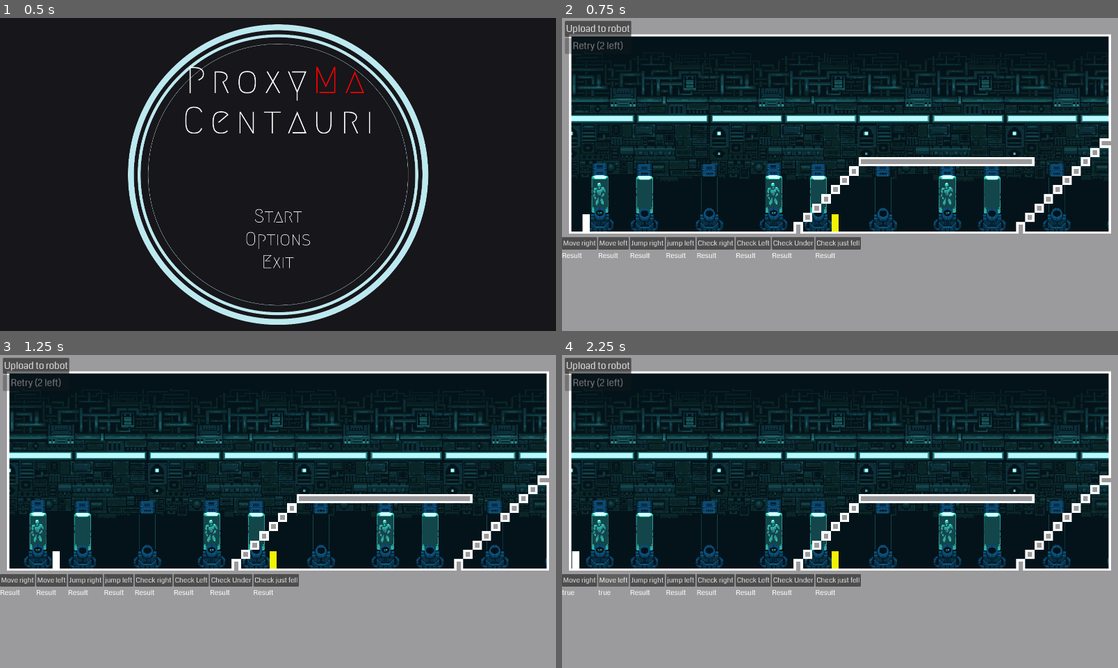
Above: before the commit, frames 1-4 (two rows, left to right).
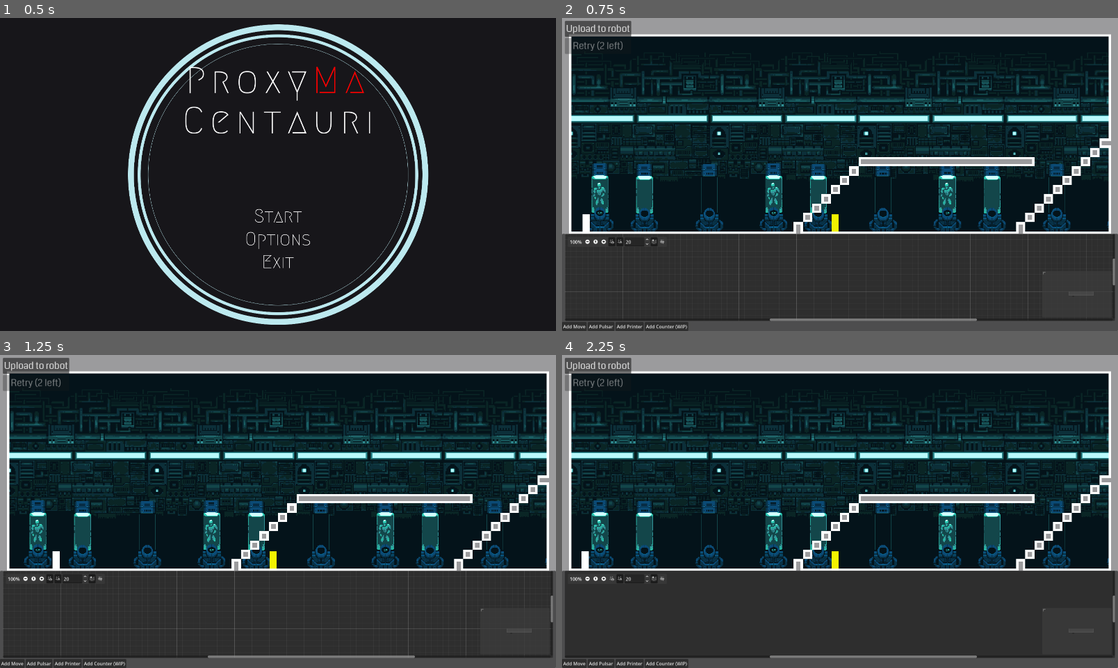
Above: after the commit, the same moments.

Repository: Gromnax/ProxyMaCentauri
Game: Godot game, scene res://Game.tscn
The game is run twice, just before and just after one commit, with the same random seed, the same clock (stepped at 60 frames per second) and the same inputs.
Inputs (mouse positions are in pixels of both pictures, inside the frame that each line leads up to):
- Up to frame 1 (0.5 s): no input
- Up to frame 2 (0.75 s): click (840, 215) at 0.5 s
- Up to frame 3 (1.25 s): no input
- Up to frame 4 (2.25 s): click (578, 580) at 1.25 s, where only the run before the commit has a clickable "Move right"; click (612, 580) at 2 s, where only the run before the commit has a clickable "Move left"

Frame 1 is identical in both runs. In frame 2, 31% of the frame differs, in the area x 0-100%, y 68-100%; in frame 3, 31%; in frame 4, 31%, in the area x 0-100%, y 62-100%.

Commit message:
Corrected connections?

Diff:
--- a/GraphController/control_graph.tscn
+++ b/GraphController/control_graph.tscn
@@ -3,19 +3,16 @@
 [ext_resource type="Script" uid="uid://dj256iqws2s4m" path="res://GraphController/graph_edit.gd" id="1_h076a"]
 [ext_resource type="PackedScene" uid="uid://4o1323va1pb" path="res://GraphController/GraphNodes/PulsarNode.tscn" id="2_rndvx"]
 [ext_resource type="Script" uid="uid://dmg65t0orfe1c" path="res://GraphController/GraphNodes/pulsar_node.gd" id="3_m0dpa"]
-[ext_resource type="PackedScene" uid="uid://bu0lmg4aplk7t" path="res://GraphController/GraphNodes/Printer.tscn" id="3_vnras"]
 
-[node name="ControlGraph" type="VBoxContainer" unique_id=633943305]
-custom_minimum_size = Vector2(100, 0)
-anchors_preset = 15
-anchor_right = 1.0
-anchor_bottom = 1.0
-grow_horizontal = 2
-grow_vertical = 2
+[node name="VBoxContainer" type="VBoxContainer" unique_id=952697314]
+offset_right = 40.0
+offset_bottom = 40.0
 
 [node name="GraphEdit" type="GraphEdit" parent="." unique_id=1604591377]
-custom_minimum_size = Vector2(600, 600)
+custom_minimum_size = Vector2(1900, 300)
 layout_mode = 2
+size_flags_horizontal = 4
+scroll_offset = Vector2(-300, 0)
 right_disconnects = true
 connections = Array[Dictionary]([{
 "from_node": &"SomeGraphNode2",
@@ -27,66 +24,21 @@
 show_zoom_label = true
 script = ExtResource("1_h076a")
 
-[node name="GraphNode" type="GraphNode" parent="GraphEdit" unique_id=1408603018]
-layout_mode = 0
-offset_left = 505.0
-offset_top = 139.0
-offset_right = 714.0
-offset_bottom = 217.0
-mouse_filter = 1
-position_offset = Vector2(505, 139)
-title = "SomeGraphNode"
-slot/0/left_enabled = true
-slot/0/left_type = 0
-slot/0/left_color = Color(1, 1, 1, 1)
-slot/0/left_icon = null
-slot/0/right_enabled = false
-slot/0/right_type = 0
-slot/0/right_color = Color(1, 1, 1, 1)
-slot/0/right_icon = null
-slot/0/draw_stylebox = true
-
-[node name="Label" type="Label" parent="GraphEdit/GraphNode" unique_id=183727686]
-layout_mode = 2
-text = "Some Label Here"
-
-[node name="GraphNode2" type="GraphNode" parent="GraphEdit" unique_id=778102417]
-layout_mode = 0
-offset_left = 229.0
-offset_top = 139.0
-offset_right = 438.0
-offset_bottom = 217.0
-mouse_filter = 1
-position_offset = Vector2(229, 139)
-title = "SomeGraphNode2"
-slot/0/left_enabled = false
-slot/0/left_type = 0
-slot/0/left_color = Color(1, 1, 1, 1)
-slot/0/left_icon = null
-slot/0/right_enabled = true
-slot/0/right_type = 0
-slot/0/right_color = Color(1, 1, 1, 1)
-slot/0/right_icon = null
-slot/0/draw_stylebox = true
-
-[node name="Label" type="Label" parent="GraphEdit/GraphNode2" unique_id=1528303770]
-layout_mode = 2
-text = "Another label"
-
 [node name="PulsarNode" parent="GraphEdit" unique_id=2041580164 instance=ExtResource("2_rndvx")]
 layout_mode = 0
-offset_left = 273.0
+offset_left = 573.0
 offset_top = 325.0
-offset_right = 436.0
+offset_right = 736.0
 offset_bottom = 405.0
 mouse_filter = 1
 position_offset = Vector2(273, 325)
 
-[node name="PulsarNode2" type="GraphNode" parent="GraphEdit" unique_id=466680463 node_paths=PackedStringArray("timer")]
+[node name="CheckConditionNode(WIP)" type="GraphNode" parent="GraphEdit" unique_id=466680463 node_paths=PackedStringArray("timer")]
+visible = false
 layout_mode = 0
-offset_left = 1090.0
+offset_left = 1390.0
 offset_top = 160.0
-offset_right = 1260.0
+offset_right = 1560.0
 offset_bottom = 265.0
 mouse_filter = 1
 position_offset = Vector2(1090, 160)
@@ -113,42 +65,47 @@
 timer = NodePath("Timer")
 metadata/_custom_type_script = "uid://dmg65t0orfe1c"
 
-[node name="Timer" type="Timer" parent="GraphEdit/PulsarNode2" unique_id=441151500]
+[node name="Timer" type="Timer" parent="GraphEdit/CheckConditionNode(WIP)" unique_id=441151500]
 autostart = true
 
-[node name="Container" type="AspectRatioContainer" parent="GraphEdit/PulsarNode2" unique_id=293459404]
+[node name="Container" type="AspectRatioContainer" parent="GraphEdit/CheckConditionNode(WIP)" unique_id=293459404]
 layout_mode = 2
 
-[node name="Label" type="Label" parent="GraphEdit/PulsarNode2/Container" unique_id=1727136123]
+[node name="Label" type="Label" parent="GraphEdit/CheckConditionNode(WIP)/Container" unique_id=1727136123]
 layout_mode = 2
 text = "True"
 
-[node name="Container2" type="AspectRatioContainer" parent="GraphEdit/PulsarNode2" unique_id=1962593887]
+[node name="Container2" type="AspectRatioContainer" parent="GraphEdit/CheckConditionNode(WIP)" unique_id=1962593887]
 layout_mode = 2
 
-[node name="Label" type="Label" parent="GraphEdit/PulsarNode2/Container2" unique_id=897145678]
+[node name="Label" type="Label" parent="GraphEdit/CheckConditionNode(WIP)/Container2" unique_id=897145678]
 layout_mode = 2
 text = "False"
 
-[node name="Printer" parent="GraphEdit" unique_id=1640221557 instance=ExtResource("3_vnras")]
-layout_mode = 0
-offset_left = 580.0
-offset_top = 331.0
-offset_right = 728.0
-offset_bottom = 409.0
-mouse_filter = 1
-position_offset = Vector2(580, 331)
+[node name="VFlowContainer" type="VFlowContainer" parent="." unique_id=2093147851]
+layout_mode = 2
 
-[node name="Printer2" parent="GraphEdit" unique_id=1140518660 instance=ExtResource("3_vnras")]
-layout_mode = 0
-offset_left = 593.0
-offset_top = 456.0
-offset_right = 741.0
-offset_bottom = 534.0
-mouse_filter = 1
-position_offset = Vector2(593, 456)
+[node name="MoveButton" type="Button" parent="VFlowContainer" unique_id=900490871]
+layout_mode = 2
+text = "Add Move"
+
+[node name="PulsarButton" type="Button" parent="VFlowContainer" unique_id=1274332163]
+layout_mode = 2
+text = "Add Pulsar"
+
+[node name="PrintButton" type="Button" parent="VFlowContainer" unique_id=376034712]
+layout_mode = 2
+text = "Add Printer"
+
+[node name="CounterButton" type="Button" parent="VFlowContainer" unique_id=2052313127]
+layout_mode = 2
+text = "Add Counter (WIP)"
 
 [connection signal="child_entered_tree" from="GraphEdit" to="GraphEdit" method="_on_child_entered_tree"]
 [connection signal="connection_request" from="GraphEdit" to="GraphEdit" method="_on_connection_request"]
 [connection signal="disconnection_request" from="GraphEdit" to="GraphEdit" method="_on_disconnection_request"]
-[connection signal="timeout" from="GraphEdit/PulsarNode2/Timer" to="GraphEdit/PulsarNode2" method="_on_timer_timeout"]
+[connection signal="timeout" from="GraphEdit/CheckConditionNode(WIP)/Timer" to="GraphEdit/CheckConditionNode(WIP)" method="_on_timer_timeout"]
+[connection signal="pressed" from="VFlowContainer/MoveButton" to="GraphEdit" method="_on_move_button_pressed"]
+[connection signal="pressed" from="VFlowContainer/PulsarButton" to="GraphEdit" method="_on_pulsar_button_pressed"]
+[connection signal="pressed" from="VFlowContainer/PrintButton" to="GraphEdit" method="_on_print_button_pressed"]
+[connection signal="pressed" from="VFlowContainer/CounterButton" to="GraphEdit" method="_on_counter_button_pressed"]
--- a/GraphController/graph_edit.gd
+++ b/GraphController/graph_edit.gd
@@ -1,5 +1,11 @@
 extends GraphEdit
 class_name GraphControlEdit
+
+var move_scene = preload("res://GraphController/GraphNodes/MoveNode.tscn")
+var pulsar_scene = preload("res://GraphController/GraphNodes/PulsarNode.tscn")
+var print_scene = preload("res://GraphController/GraphNodes/Printer.tscn")
+
+var child_number: int = 0
 
 # Called when the node enters the scene tree for the first time.
 func _ready() -> void:
@@ -39,7 +45,7 @@
 	var retrieved_connections = get_output_connections_from_node(source, port)
 	var child : GraphControlNode
 	for connection in retrieved_connections:
-		child = find_child(connection.node)
+		child = find_child(connection.node, false, false)
 		child.signal_received(connection.port, value)
 
 func get_output_connections_from_node(node:Node, port: int) -> Array:
@@ -52,3 +58,32 @@
 			dict["port"] = connection["to_port"]
 			result.push_back(dict)
 	return result
+
+
+func _on_move_button_pressed() -> void:
+	var new_node : MoveNode = move_scene.instantiate()
+	new_node.set_name("GraphControlNode"+str(child_number))
+	child_number = child_number +1
+	add_child(new_node)
+
+
+func _on_pulsar_button_pressed() -> void:
+	var new_node : PulsarNode = pulsar_scene.instantiate()
+	add_child(new_node)
+	var new_name : StringName = StringName("GraphControlNode"+str(child_number))
+	new_node.set_name(new_name)
+	child_number = child_number +1
+	new_node.owner = self
+	print(new_node)
+	print(find_children("*"))
+
+
+func _on_print_button_pressed() -> void:
+	var new_node : Printer = print_scene.instantiate()
+	new_node.set_name("GraphControlNode"+str(child_number))
+	child_number = child_number +1
+	add_child(new_node)
+
+
+func _on_counter_button_pressed() -> void:
+	print("Pas encore prêt")
--- a/Levels/test.tscn
+++ b/Levels/test.tscn
@@ -7,6 +7,7 @@
 [ext_resource type="PackedScene" uid="uid://dalqt0qo5f3qe" path="res://Levels/robot.tscn" id="5_mkyii"]
 [ext_resource type="Texture2D" uid="uid://dd0hhnscilhyb" path="res://Assets/Characters/placeholder_character.png" id="5_oe5jq"]
 [ext_resource type="FontFile" uid="uid://ctdjdyra4wp1q" path="res://Assets/UI/Font/Coda/Coda-Regular.ttf" id="7_mkyii"]
+[ext_resource type="PackedScene" uid="uid://d2xked7pqiy7r" path="res://GraphController/control_graph.tscn" id="9_7t67w"]
 [ext_resource type="Script" uid="uid://6teyb5tdjs8" path="res://Levels/control_no_code.gd" id="9_q0ila"]
 
 [sub_resource type="TileSetAtlasSource" id="TileSetAtlasSource_oe5jq"]
@@ -433,142 +434,153 @@
 toggle_mode = true
 text = "Retry (3 left)"
 
-[node name="ControlNoCodeDebug" type="Control" parent="CanvasLayer/Control" unique_id=1905153014]
+[node name="VBoxContainer" type="PanelContainer" parent="CanvasLayer/Control" unique_id=1785459866]
 layout_mode = 1
-anchor_top = 0.7
+anchors_preset = 12
+anchor_top = 1.0
 anchor_right = 1.0
 anchor_bottom = 1.0
+offset_top = -335.0
 grow_horizontal = 2
 grow_vertical = 0
+
+[node name="ControlGraph" parent="CanvasLayer/Control/VBoxContainer" unique_id=633943305 instance=ExtResource("9_7t67w")]
+custom_minimum_size = Vector2(1800, 300)
+layout_mode = 2
+scroll_offset = Vector2(0, -300)
+
+[node name="ControlNoCodeDebug" type="Control" parent="CanvasLayer/Control/VBoxContainer" unique_id=1905153014]
+visible = false
+layout_mode = 2
 script = ExtResource("9_q0ila")
 
-[node name="HBoxContainer" type="HBoxContainer" parent="CanvasLayer/Control/ControlNoCodeDebug" unique_id=838463271]
+[node name="HBoxContainer" type="HBoxContainer" parent="CanvasLayer/Control/VBoxContainer/ControlNoCodeDebug" unique_id=838463271]
 layout_mode = 0
 offset_right = 40.0
 offset_bottom = 40.0
 
-[node name="VBoxContainer" type="VBoxContainer" parent="CanvasLayer/Control/ControlNoCodeDebug/HBoxContainer" unique_id=1296423973]
-layout_mode = 2
-
-[node name="ButtonMoveRight" type="Button" parent="CanvasLayer/Control/ControlNoCodeDebug/HBoxContainer/VBoxContainer" unique_id=780865084]
+[node name="VBoxContainer" type="VBoxContainer" parent="CanvasLayer/Control/VBoxContainer/ControlNoCodeDebug/HBoxContainer" unique_id=1296423973]
+layout_mode = 2
+
+[node name="ButtonMoveRight" type="Button" parent="CanvasLayer/Control/VBoxContainer/ControlNoCodeDebug/HBoxContainer/VBoxContainer" unique_id=780865084]
 layout_mode = 2
 theme_override_fonts/font = ExtResource("7_mkyii")
 theme_override_font_sizes/font_size = 24
 text = "Move right"
 
-[node name="LabelResult" type="RichTextLabel" parent="CanvasLayer/Control/ControlNoCodeDebug/HBoxContainer/VBoxContainer" unique_id=848685497]
-custom_minimum_size = Vector2(0, 40)
-layout_mode = 2
-theme_override_fonts/normal_font = ExtResource("7_mkyii")
-theme_override_font_sizes/normal_font_size = 24
-text = "Result"
-
-[node name="VBoxContainer2" type="VBoxContainer" parent="CanvasLayer/Control/ControlNoCodeDebug/HBoxContainer" unique_id=132018460]
-layout_mode = 2
-
-[node name="ButtonMoveLeft" type="Button" parent="CanvasLayer/Control/ControlNoCodeDebug/HBoxContainer/VBoxContainer2" unique_id=1892232627]
+[node name="LabelResult" type="RichTextLabel" parent="CanvasLayer/Control/VBoxContainer/ControlNoCodeDebug/HBoxContainer/VBoxContainer" unique_id=848685497]
+custom_minimum_size = Vector2(0, 40)
+layout_mode = 2
+theme_override_fonts/normal_font = ExtResource("7_mkyii")
+theme_override_font_sizes/normal_font_size = 24
+text = "Result"
+
+[node name="VBoxContainer2" type="VBoxContainer" parent="CanvasLayer/Control/VBoxContainer/ControlNoCodeDebug/HBoxContainer" unique_id=132018460]
+layout_mode = 2
+
+[node name="ButtonMoveLeft" type="Button" parent="CanvasLayer/Control/VBoxContainer/ControlNoCodeDebug/HBoxContainer/VBoxContainer2" unique_id=1892232627]
 layout_mode = 2
 theme_override_fonts/font = ExtResource("7_mkyii")
 theme_override_font_sizes/font_size = 24
 text = "Move left"
 
-[node name="LabelResult" type="RichTextLabel" parent="CanvasLayer/Control/ControlNoCodeDebug/HBoxContainer/VBoxContainer2" unique_id=1224104118]
-custom_minimum_size = Vector2(0, 40)
-layout_mode = 2
-theme_override_fonts/normal_font = ExtResource("7_mkyii")
-theme_override_font_sizes/normal_font_size = 24
-text = "Result"
-
-[node name="VBoxContainer3" type="VBoxContainer" parent="CanvasLayer/Control/ControlNoCodeDebug/HBoxContainer" unique_id=1446993361]
-layout_mode = 2
-
-[node name="ButtonJumpRight" type="Button" parent="CanvasLayer/Control/ControlNoCodeDebug/HBoxContainer/VBoxContainer3" unique_id=1342418567]
+[node name="LabelResult" type="RichTextLabel" parent="CanvasLayer/Control/VBoxContainer/ControlNoCodeDebug/HBoxContainer/VBoxContainer2" unique_id=1224104118]
+custom_minimum_size = Vector2(0, 40)
+layout_mode = 2
+theme_override_fonts/normal_font = ExtResource("7_mkyii")
+theme_override_font_sizes/normal_font_size = 24
+text = "Result"
+
+[node name="VBoxContainer3" type="VBoxContainer" parent="CanvasLayer/Control/VBoxContainer/ControlNoCodeDebug/HBoxContainer" unique_id=1446993361]
+layout_mode = 2
+
+[node name="ButtonJumpRight" type="Button" parent="CanvasLayer/Control/VBoxContainer/ControlNoCodeDebug/HBoxContainer/VBoxContainer3" unique_id=1342418567]
 layout_mode = 2
 theme_override_fonts/font = ExtResource("7_mkyii")
 theme_override_font_sizes/font_size = 24
 text = "Jump right"
 
-[node name="LabelResult" type="RichTextLabel" parent="CanvasLayer/Control/ControlNoCodeDebug/HBoxContainer/VBoxContainer3" unique_id=36234315]
-custom_minimum_size = Vector2(0, 40)
-layout_mode = 2
-theme_override_fonts/normal_font = ExtResource("7_mkyii")
-theme_override_font_sizes/normal_font_size = 24
-text = "Result"
-
-[node name="VBoxContainer4" type="VBoxContainer" parent="CanvasLayer/Control/ControlNoCodeDebug/HBoxContainer" unique_id=2128617132]
-layout_mode = 2
-
-[node name="ButtonJumpLeft" type="Button" parent="CanvasLayer/Control/ControlNoCodeDebug/HBoxContainer/VBoxContainer4" unique_id=173775518]
+[node name="LabelResult" type="RichTextLabel" parent="CanvasLayer/Control/VBoxContainer/ControlNoCodeDebug/HBoxContainer/VBoxContainer3" unique_id=36234315]
+custom_minimum_size = Vector2(0, 40)
+layout_mode = 2
+theme_override_fonts/normal_font = ExtResource("7_mkyii")
+theme_override_font_sizes/normal_font_size = 24
+text = "Result"
+
+[node name="VBoxContainer4" type="VBoxContainer" parent="CanvasLayer/Control/VBoxContainer/ControlNoCodeDebug/HBoxContainer" unique_id=2128617132]
+layout_mode = 2
+
+[node name="ButtonJumpLeft" type="Button" parent="CanvasLayer/Control/VBoxContainer/ControlNoCodeDebug/HBoxContainer/VBoxContainer4" unique_id=173775518]
 layout_mode = 2
 theme_override_fonts/font = ExtResource("7_mkyii")
 theme_override_font_sizes/font_size = 24
 text = "jump left"
 
-[node name="LabelResult" type="RichTextLabel" parent="CanvasLayer/Control/ControlNoCodeDebug/HBoxContainer/VBoxContainer4" unique_id=162745548]
-custom_minimum_size = Vector2(0, 40)
-layout_mode = 2
-theme_override_fonts/normal_font = ExtResource("7_mkyii")
-theme_override_font_sizes/normal_font_size = 24
-text = "Result"
-
-[node name="VBoxContainer5" type="VBoxContainer" parent="CanvasLayer/Control/ControlNoCodeDebug/HBoxContainer" unique_id=162958684]
-layout_mode = 2
-
-[node name="ButtonCheckRight" type="Button" parent="CanvasLayer/Control/ControlNoCodeDebug/HBoxContainer/VBoxContainer5" unique_id=119208797]
+[node name="LabelResult" type="RichTextLabel" parent="CanvasLayer/Control/VBoxContainer/ControlNoCodeDebug/HBoxContainer/VBoxContainer4" unique_id=162745548]
+custom_minimum_size = Vector2(0, 40)
+layout_mode = 2
+theme_override_fonts/normal_font = ExtResource("7_mkyii")
+theme_override_font_sizes/normal_font_size = 24
+text = "Result"
+
+[node name="VBoxContainer5" type="VBoxContainer" parent="CanvasLayer/Control/VBoxContainer/ControlNoCodeDebug/HBoxContainer" unique_id=162958684]
+layout_mode = 2
+
+[node name="ButtonCheckRight" type="Button" parent="CanvasLayer/Control/VBoxContainer/ControlNoCodeDebug/HBoxContainer/VBoxContainer5" unique_id=119208797]
 layout_mode = 2
 theme_override_fonts/font = ExtResource("7_mkyii")
 theme_override_font_sizes/font_size = 24
 text = "Check right"
 
-[node name="LabelResult" type="RichTextLabel" parent="CanvasLayer/Control/ControlNoCodeDebug/HBoxContainer/VBoxContainer5" unique_id=1517442516]
-custom_minimum_size = Vector2(0, 40)
-layout_mode = 2
-theme_override_fonts/normal_font = ExtResource("7_mkyii")
-theme_override_font_sizes/normal_font_size = 24
-text = "Result"
-
-[node name="VBoxContainer6" type="VBoxContainer" parent="CanvasLayer/Control/ControlNoCodeDebug/HBoxContainer" unique_id=242955552]
-layout_mode = 2
-
-[node name="ButtonCheckLeft" type="Button" parent="CanvasLayer/Control/ControlNoCodeDebug/HBoxContainer/VBoxContainer6" unique_id=1291813452]
+[node name="LabelResult" type="RichTextLabel" parent="CanvasLayer/Control/VBoxContainer/ControlNoCodeDebug/HBoxContainer/VBoxContainer5" unique_id=1517442516]
+custom_minimum_size = Vector2(0, 40)
+layout_mode = 2
+theme_override_fonts/normal_font = ExtResource("7_mkyii")
+theme_override_font_sizes/normal_font_size = 24
+text = "Result"
+
+[node name="VBoxContainer6" type="VBoxContainer" parent="CanvasLayer/Control/VBoxContainer/ControlNoCodeDebug/HBoxContainer" unique_id=242955552]
+layout_mode = 2
+
+[node name="ButtonCheckLeft" type="Button" parent="CanvasLayer/Control/VBoxContainer/ControlNoCodeDebug/HBoxContainer/VBoxContainer6" unique_id=1291813452]
 layout_mode = 2
 theme_override_fonts/font = ExtResource("7_mkyii")
 theme_override_font_sizes/font_size = 24
 text = "Check Left"
 
-[node name="LabelResult" type="RichTextLabel" parent="CanvasLayer/Control/ControlNoCodeDebug/HBoxContainer/VBoxContainer6" unique_id=1537986990]
-custom_minimum_size = Vector2(0, 40)
-layout_mode = 2
-theme_override_fonts/normal_font = ExtResource("7_mkyii")
-theme_override_font_sizes/normal_font_size = 24
-text = "Result"
-
-[node name="VBoxContainer7" type="VBoxContainer" parent="CanvasLayer/Control/ControlNoCodeDebug/HBoxContainer" unique_id=622258037]
-layout_mode = 2
-
-[node name="ButtonCheckUnder" type="Button" parent="CanvasLayer/Control/ControlNoCodeDebug/HBoxContainer/VBoxContainer7" unique_id=1074354322]
+[node name="LabelResult" type="RichTextLabel" parent="CanvasLayer/Control/VBoxContainer/ControlNoCodeDebug/HBoxContainer/VBoxContainer6" unique_id=1537986990]
+custom_minimum_size = Vector2(0, 40)
+layout_mode = 2
+theme_override_fonts/normal_font = ExtResource("7_mkyii")
+theme_override_font_sizes/normal_font_size = 24
+text = "Result"
+
+[node name="VBoxContainer7" type="VBoxContainer" parent="CanvasLayer/Control/VBoxContainer/ControlNoCodeDebug/HBoxContainer" unique_id=622258037]
+layout_mode = 2
+
+[node name="ButtonCheckUnder" type="Button" parent="CanvasLayer/Control/VBoxContainer/ControlNoCodeDebug/HBoxContainer/VBoxContainer7" unique_id=1074354322]
 layout_mode = 2
 theme_override_fonts/font = ExtResource("7_mkyii")
 theme_override_font_sizes/font_size = 24
 text = "Check Under"
 
-[node name="LabelResult" type="RichTextLabel" parent="CanvasLayer/Control/ControlNoCodeDebug/HBoxContainer/VBoxContainer7" unique_id=1929990865]
-custom_minimum_size = Vector2(0, 40)
-layout_mode = 2
-theme_override_fonts/normal_font = ExtResource("7_mkyii")
-theme_override_font_sizes/normal_font_size = 24
-text = "Result"
-
-[node name="VBoxContainer8" type="VBoxContainer" parent="CanvasLayer/Control/ControlNoCodeDebug/HBoxContainer" unique_id=308455387]
-layout_mode = 2
-
-[node name="ButtonCheckFell" type="Button" parent="CanvasLayer/Control/ControlNoCodeDebug/HBoxContainer/VBoxContainer8" unique_id=1951862527]
+[node name="LabelResult" type="RichTextLabel" parent="CanvasLayer/Control/VBoxContainer/ControlNoCodeDebug/HBoxContainer/VBoxContainer7" unique_id=1929990865]
+custom_minimum_size = Vector2(0, 40)
+layout_mode = 2
+theme_override_fonts/normal_font = ExtResource("7_mkyii")
+theme_override_font_sizes/normal_font_size = 24
+text = "Result"
+
+[node name="VBoxContainer8" type="VBoxContainer" parent="CanvasLayer/Control/VBoxContainer/ControlNoCodeDebug/HBoxContainer" unique_id=308455387]
+layout_mode = 2
+
+[node name="ButtonCheckFell" type="Button" parent="CanvasLayer/Control/VBoxContainer/ControlNoCodeDebug/HBoxContainer/VBoxContainer8" unique_id=1951862527]
 layout_mode = 2
 theme_override_fonts/font = ExtResource("7_mkyii")
 theme_override_font_sizes/font_size = 24
 text = "Check just fell"
 
-[node name="LabelResult" type="RichTextLabel" parent="CanvasLayer/Control/ControlNoCodeDebug/HBoxContainer/VBoxContainer8" unique_id=662295853]
+[node name="LabelResult" type="RichTextLabel" parent="CanvasLayer/Control/VBoxContainer/ControlNoCodeDebug/HBoxContainer/VBoxContainer8" unique_id=662295853]
 custom_minimum_size = Vector2(0, 40)
 layout_mode = 2
 theme_override_fonts/normal_font = ExtResource("7_mkyii")
@@ -580,11 +592,11 @@
 
 [connection signal="pressed" from="CanvasLayer/Control/PanelContainer/VBoxContainer/ButtonStart" to="." method="_on_button_start_pressed"]
 [connection signal="pressed" from="CanvasLayer/Control/PanelContainer/VBoxContainer/ButtonRetry" to="." method="_on_button_retry_pressed"]
-[connection signal="pressed" from="CanvasLayer/Control/ControlNoCodeDebug/HBoxContainer/VBoxContainer/ButtonMoveRight" to="CanvasLayer/Control/ControlNoCodeDebug" method="_on_button_move_right_pressed"]
-[connection signal="pressed" from="CanvasLayer/Control/ControlNoCodeDebug/HBoxContainer/VBoxContainer2/ButtonMoveLeft" to="CanvasLayer/Control/ControlNoCodeDebug" method="_on_button_move_left_pressed"]
-[connection signal="pressed" from="CanvasLayer/Control/ControlNoCodeDebug/HBoxContainer/VBoxContainer3/ButtonJumpRight" to="CanvasLayer/Control/ControlNoCodeDebug" method="_on_button_jump_right_pressed"]
-[connection signal="pressed" from="CanvasLayer/Control/ControlNoCodeDebug/HBoxContainer/VBoxContainer4/ButtonJumpLeft" to="CanvasLayer/Control/ControlNoCodeDebug" method="_on_button_jump_left_pressed"]
-[connection signal="pressed" from="CanvasLayer/Control/ControlNoCodeDebug/HBoxContainer/VBoxContainer5/ButtonCheckRight" to="CanvasLayer/Control/ControlNoCodeDebug" method="_on_button_check_right_pressed"]
-[connection signal="pressed" from="CanvasLayer/Control/ControlNoCodeDebug/HBoxContainer/VBoxContainer6/ButtonCheckLeft" to="CanvasLayer/Control/ControlNoCodeDebug" method="_on_button_check_left_pressed"]
-[connection signal="pressed" from="CanvasLayer/Control/ControlNoCodeDebug/HBoxContainer/VBoxContainer7/ButtonCheckUnder" to="CanvasLayer/Control/ControlNoCodeDebug" method="_on_button_check_under_pressed"]
-[connection signal="pressed" from="CanvasLayer/Control/ControlNoCodeDebug/HBoxContainer/VBoxContainer8/ButtonCheckFell" to="CanvasLayer/Control/ControlNoCodeDebug" method="_on_button_check_fell_pressed"]
+[connection signal="pressed" from="CanvasLayer/Control/VBoxContainer/ControlNoCodeDebug/HBoxContainer/VBoxContainer/ButtonMoveRight" to="CanvasLayer/Control/VBoxContainer/ControlNoCodeDebug" method="_on_button_move_right_pressed"]
+[connection signal="pressed" from="CanvasLayer/Control/VBoxContainer/ControlNoCodeDebug/HBoxContainer/VBoxContainer2/ButtonMoveLeft" to="CanvasLayer/Control/VBoxContainer/ControlNoCodeDebug" method="_on_button_move_left_pressed"]
+[connection signal="pressed" from="CanvasLayer/Control/VBoxContainer/ControlNoCodeDebug/HBoxContainer/VBoxContainer3/ButtonJumpRight" to="CanvasLayer/Control/VBoxContainer/ControlNoCodeDebug" method="_on_button_jump_right_pressed"]
+[connection signal="pressed" from="CanvasLayer/Control/VBoxContainer/ControlNoCodeDebug/HBoxContainer/VBoxContainer4/ButtonJumpLeft" to="CanvasLayer/Control/VBoxContainer/ControlNoCodeDebug" method="_on_button_jump_left_pressed"]
+[connection signal="pressed" from="CanvasLayer/Control/VBoxContainer/ControlNoCodeDebug/HBoxContainer/VBoxContainer5/ButtonCheckRight" to="CanvasLayer/Control/VBoxContainer/ControlNoCodeDebug" method="_on_button_check_right_pressed"]
+[connection signal="pressed" from="CanvasLayer/Control/VBoxContainer/ControlNoCodeDebug/HBoxContainer/VBoxContainer6/ButtonCheckLeft" to="CanvasLayer/Control/VBoxContainer/ControlNoCodeDebug" method="_on_button_check_left_pressed"]
+[connection signal="pressed" from="CanvasLayer/Control/VBoxContainer/ControlNoCodeDebug/HBoxContainer/VBoxContainer7/ButtonCheckUnder" to="CanvasLayer/Control/VBoxContainer/ControlNoCodeDebug" method="_on_button_check_under_pressed"]
+[connection signal="pressed" from="CanvasLayer/Control/VBoxContainer/ControlNoCodeDebug/HBoxContainer/VBoxContainer8/ButtonCheckFell" to="CanvasLayer/Control/VBoxContainer/ControlNoCodeDebug" method="_on_button_check_fell_pressed"]
Not shown: 1 places in Data/options_data.tres that only renumber resources
